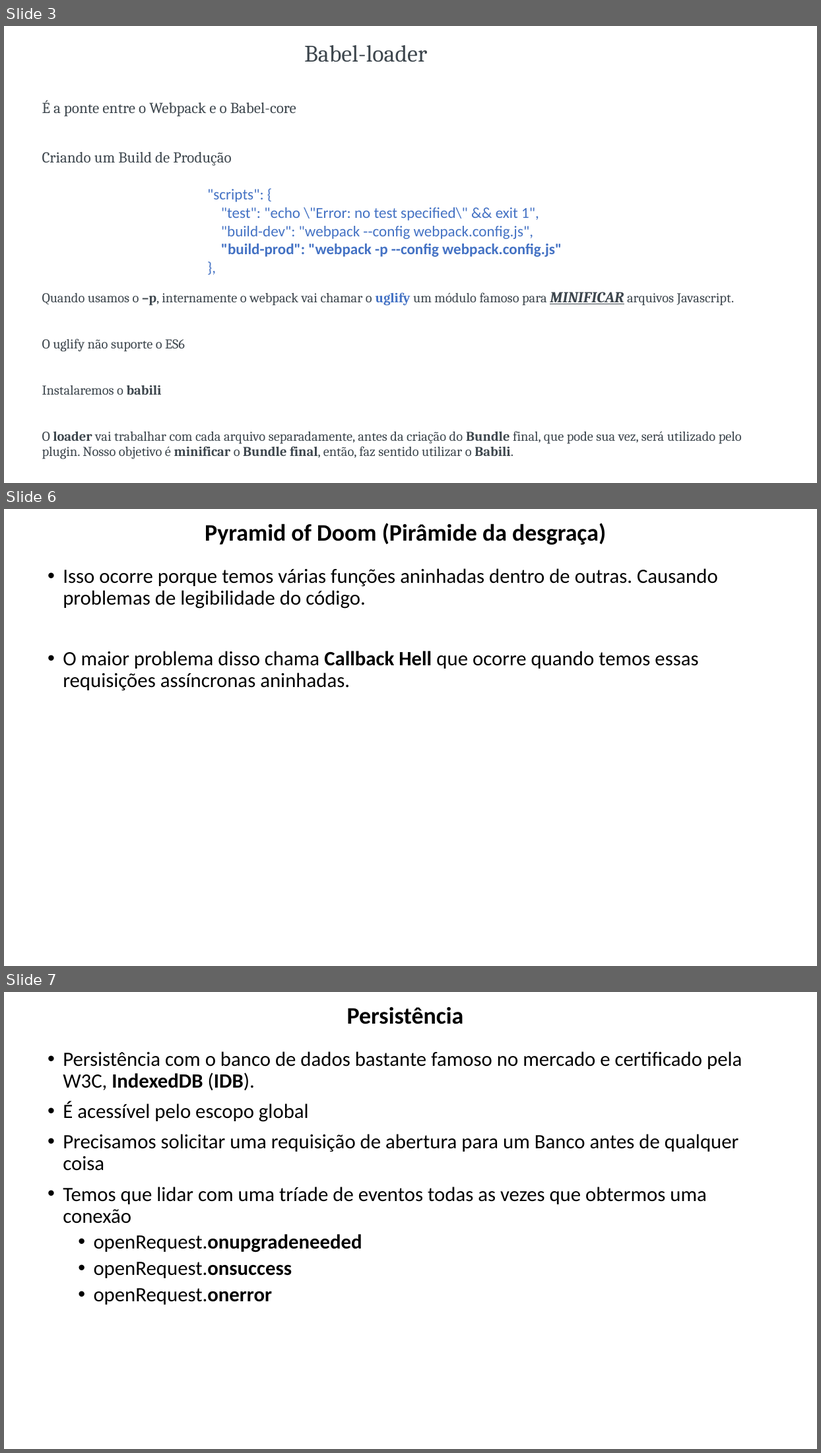
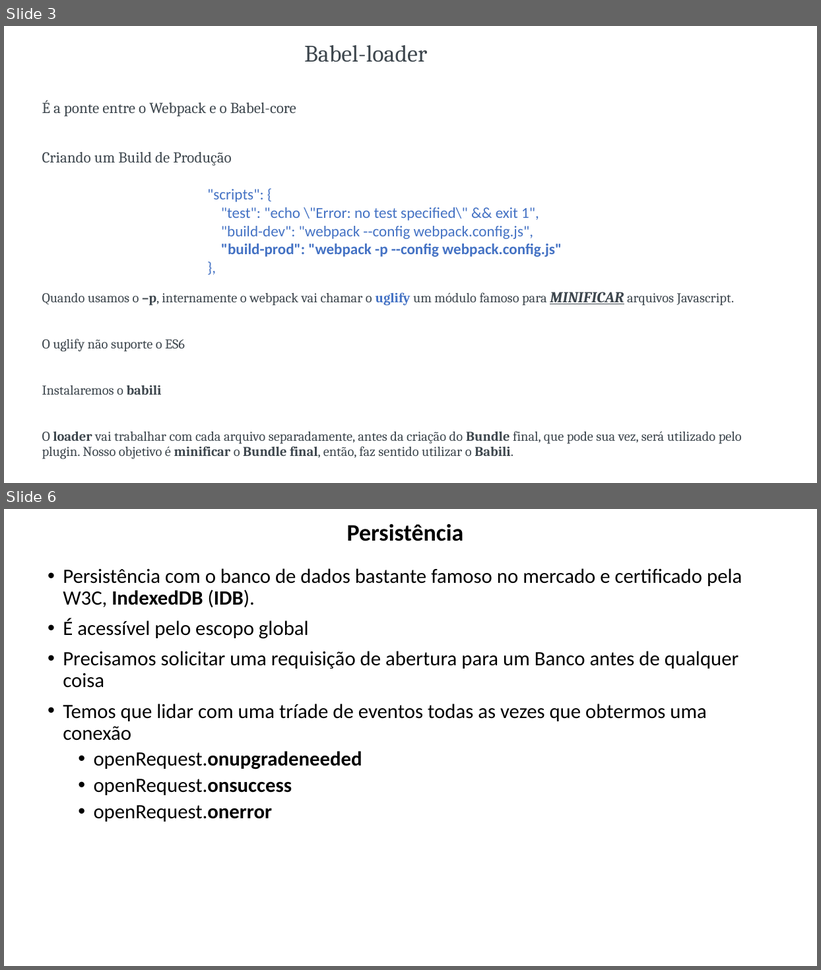
Before and after one commit to lacsousa/webpack, a slide deck: docs/Webpack-resumo.pptx. Shown one above the other, each under a label of ours: slides 3, 6 and 7 before the commit, slides 3 and 6 after it; the slides between them are not shown. The pictures are 821x1453 and 821x970 pixels, drawn with LibreOffice and Linux fonts; fonts in the diff are those of the drawing. Boxes give left, top, right and bottom in pixels: in the first picture for what was removed or moved away, otherwise in the second. Text is boxed around its words. In the diff, an @@ line names an element or a change of style, - is before the commit and + after.

```diff
--- a/docs/Webpack-resumo.pptx
+++ b/docs/Webpack-resumo.pptx
@@ slide 6 removed at [4, 509, 817, 966], background #FFFFFF @@
@@ title removed at [205, 523, 606, 545] @@
-Pyramid of Doom (Pirâmide da desgraça)
@@ text removed at [63, 568, 718, 691] @@
-• Isso ocorre porque temos várias funções aninhadas dentro de outras. Causando problemas de legibilidade do código.
-• O maior problema disso chama Callback Hell que ocorre quando temos essas requisições assíncronas aninhadas.
@@ what was slide 7 is now slide 6 @@
```
Also in this commit, not shown: 1 slide changed, 1 slide added, 1 other slide removed, 7 other files.
